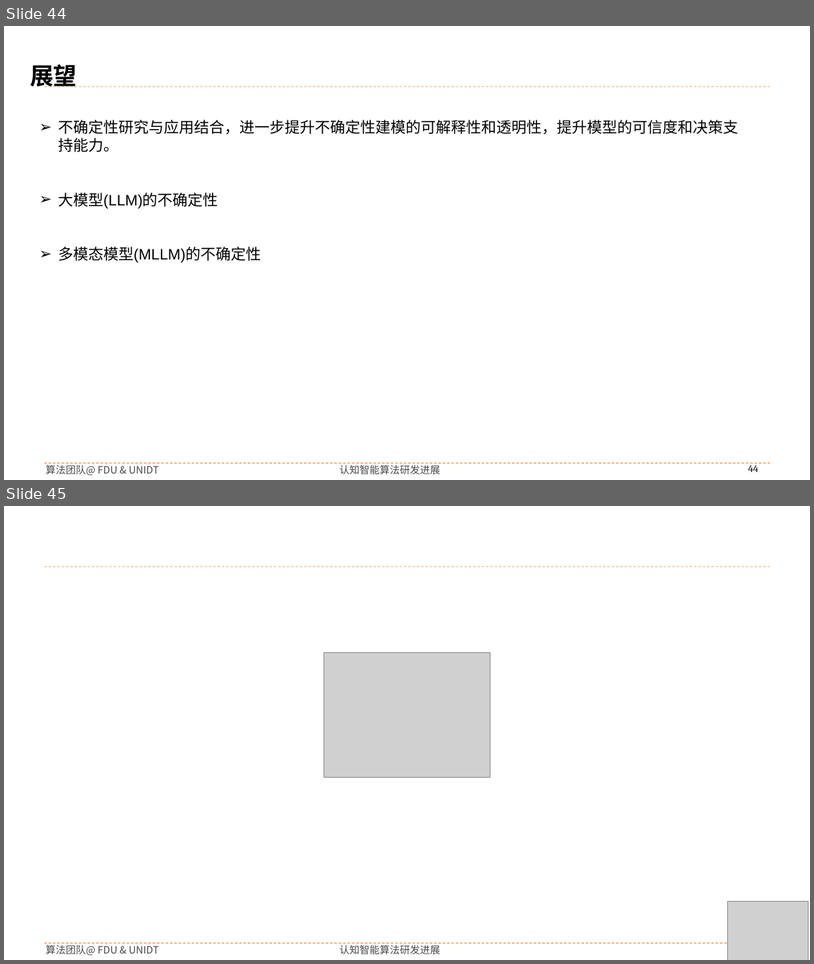
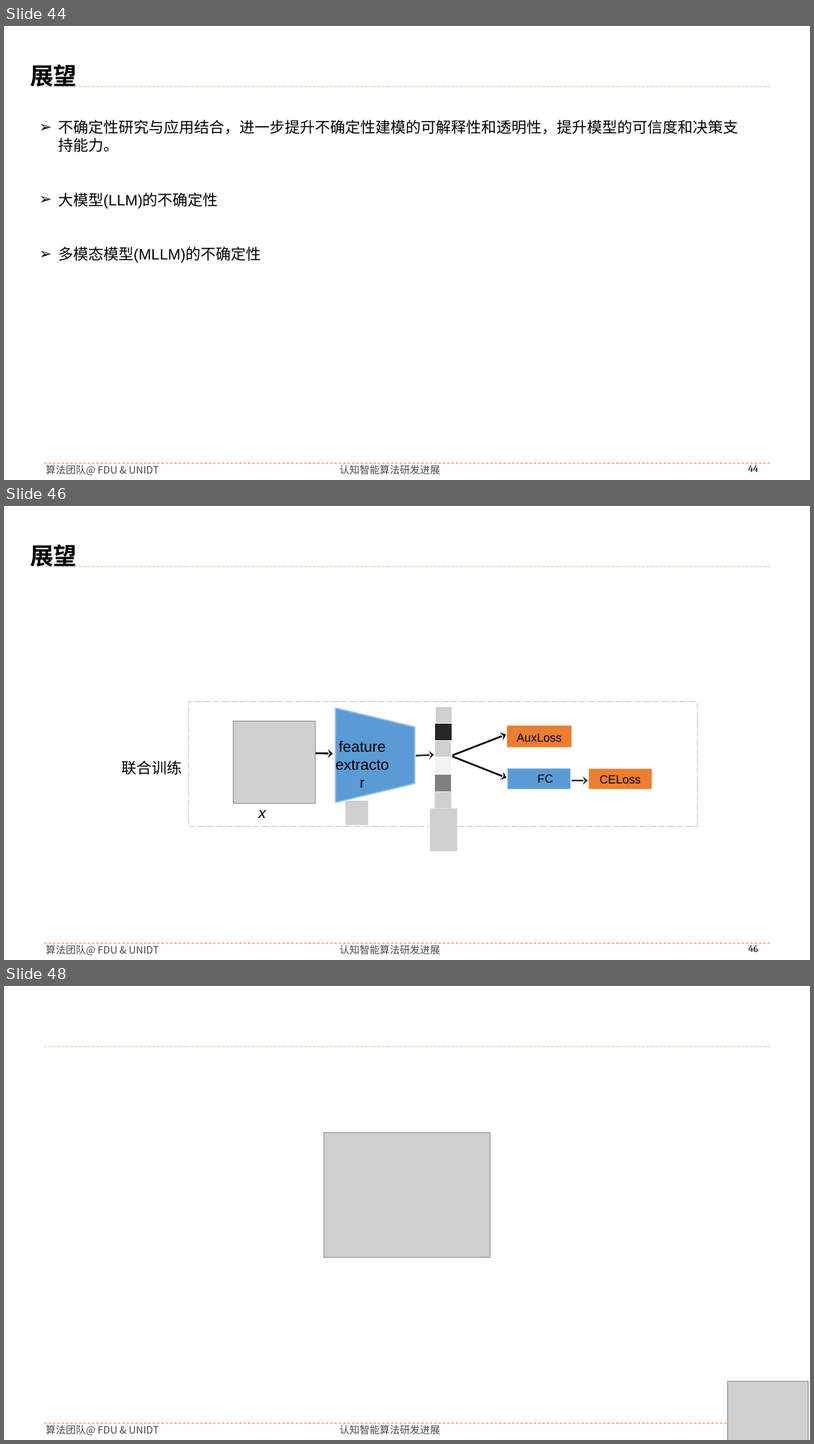
Before and after one commit to buyizhiyou/YYMUncertainty, a slide deck: pre/2024-12-21.pptx. Shown one above the other, each under a label of ours: slides 44 and 45 before the commit, slides 44, 46 and 48 after it; the slides between them are not shown. The pictures are 814x964 and 814x1444 pixels, drawn with LibreOffice and Linux fonts; fonts in the diff are those of the drawing; grey boxes stand for pictures; background and template pictures are left out. Boxes give left, top, right and bottom in pixels: in the first picture for what was removed or moved away, otherwise in the second. Text is boxed around its words. In the diff, an @@ line names an element or a change of style, - is before the commit and + after.

```diff
--- a/pre/2024-12-21.pptx
+++ b/pre/2024-12-21.pptx
@@ slide 46 added at bbox=[4, 506, 810, 960], background #FFFFFF; not listed: 5 template elements that a slide beside it also shows @@
@@ text added at bbox=[30, 544, 77, 566], 28 pt, text #000000, bold @@
+展望
@@ group added at bbox=[121, 701, 697, 852]: 10 rectangles, 5 arrows, 3 texts, 3 pictures, 1 flow chart manual operation @@
+联合训练
+FC
+AuxLoss
+CELoss
+feature
+extractor
+x
@@ what was slide 45 is now slide 48 @@
```
Also in this commit, not shown: 2 other slides added, 53 other files.
